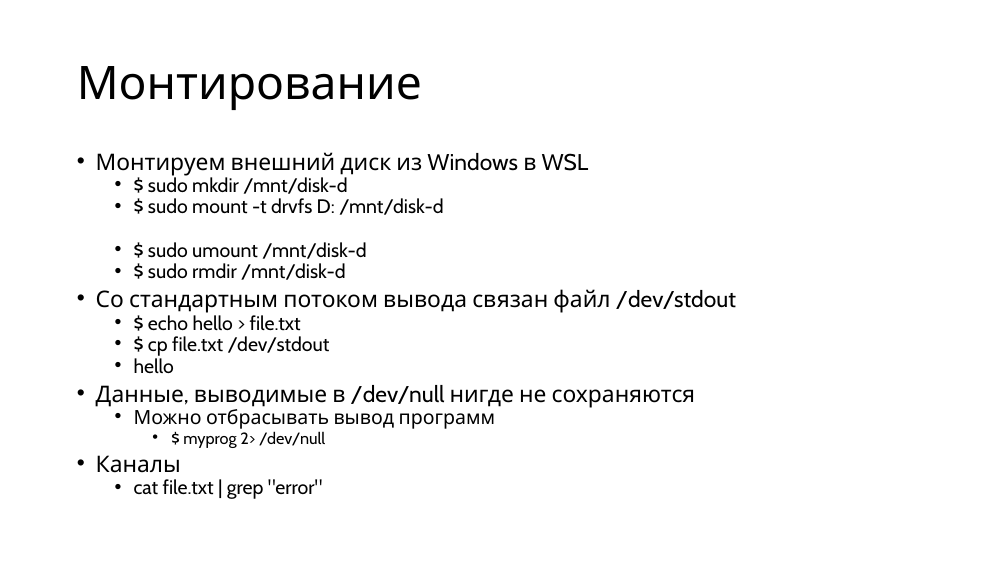
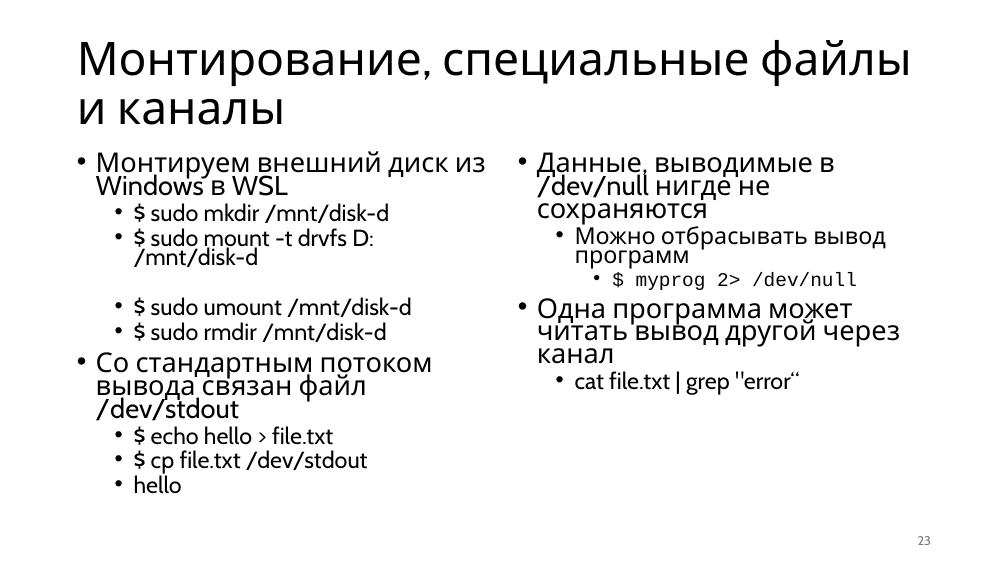
Before and after one commit to alexey-malov/os-course, a slide deck: slide 23 of lectures/02/Основные концепции ОС.pptx. Drawn at 1008x567 pixels with LibreOffice and Linux fonts; fonts in the diff are those of the drawing. Boxes give left, top, right and bottom in pixels: in the first picture for what was removed or moved away, otherwise in the second. Text is boxed around its words. In the diff, an @@ line names an element or a change of style, - is before the commit and + after.

```diff
--- a/lectures/02/Основные концепции ОС.pptx
+++ b/lectures/02/Основные концепции ОС.pptx
@@ title at box(77, 40, 912, 125): text changed @@
-Монтирование
+Монтирование, специальные файлы и каналы
@@ text "Монтируем внешний диск из Windows ..." at box(96, 151, 486, 494): size 21.7 to 25.9 pt in "Монтируем внешний диск из Windows в WSL", "Со стандартным потоком вывода связан файл /dev/stdout"; size 18.6 to 22.2 pt in "$ sudo mkdir /mnt/disk-d", "$ sudo mount -t drvfs D: /mnt/disk-d", "$ sudo umount /mnt/disk-d", "$ sudo rmdir /mnt/disk-d" and 3 more places @@
@@ text added at box(537, 152, 900, 395), 25.9 pt, text #000000 @@
+• Данные, выводимые в /dev/null нигде не сохраняются
+  • Можно отбрасывать вывод программ
+    • $ myprog 2> /dev/null
+• Одна программа может читать вывод другой через канал
+  • cat file.txt | grep "error“
@@ text at box(96, 385, 696, 499): paragraphs removed @@
-• Данные, выводимые в /dev/null нигде не сохраняются
-  • Можно отбрасывать вывод программ
-    • $ myprog 2> /dev/null
-• Каналы
-  • cat file.txt | grep "error"
@@ page number added at box(918, 536, 931, 545), 12 pt, text #797979 @@
+23
```
Also in this commit, not shown: 28 other slides changed, 11 slides added, 43 slides removed, 2 other files.
